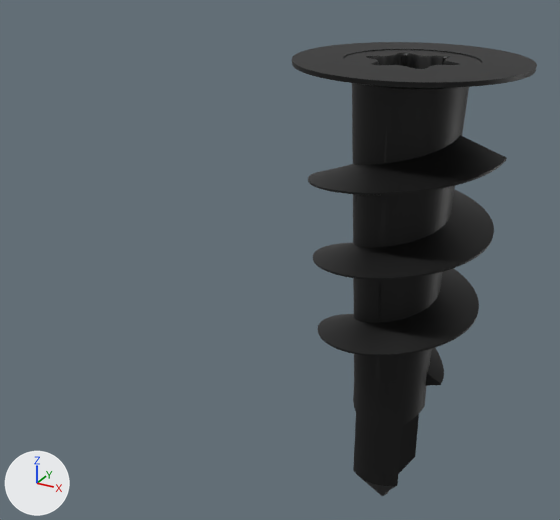
The glTF model shoper-dpn.glb: old version first, new version second.
Both versions are drawn from a 50 mm lens placed at (0.026, -0.0442, 0.0396), pointed at (0.0011, 0.001, 0.0169). The axes (+X, +Y, +Z) are drawn at lower left. The lights are the same throughout. The picture after the commit comes second.

Objects in the first picture: 'A_MAIN_BODY.001'.
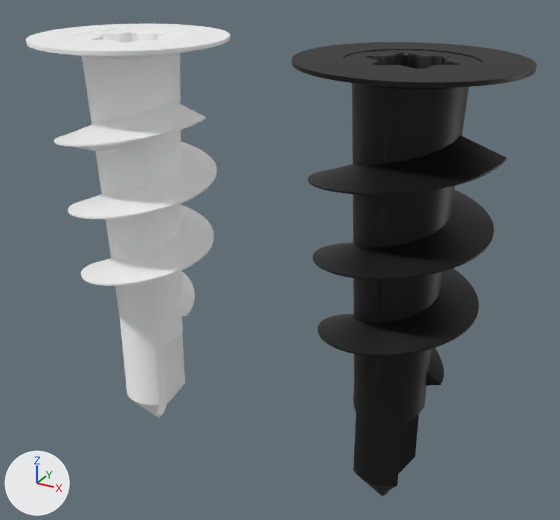
Changed parts and their boxes (x1, y1, x2, y2) in the pictures (560 x 520 px):
'A_MAIN_BODY', added: after (26, 24, 230, 418)

What changed in the scene script:
```text
Add mat_lamp_screen_plastic_translucid:
    mat_lamp_screen_plastic_translucid = principled_material('Lamp screen plastic Translucid')
    mat_lamp_screen_plastic_translucid.base_color = (1.0, 1.0, 1.0)  # white #ffffff
    mat_lamp_screen_plastic_translucid.metallic = 1.0
    mat_lamp_screen_plastic_translucid.roughness = 1.0
Add me_cylinder:
    me_cylinder.from_pydata(...)  # 4773 vertices, 9524 faces; spans x -0.0174..-0.0034, y -0.007..0.007, z 0.0..0.0321
    me_cylinder.materials.append(mat_lamp_screen_plastic_translucid)  # white #ffffff
Add ob_a_main_body:
    ob_a_main_body = bpy.data.objects.new('A_MAIN_BODY', me_cylinder)
    ob_a_main_body.location = (0.0, 0.0, 0.0)
```
